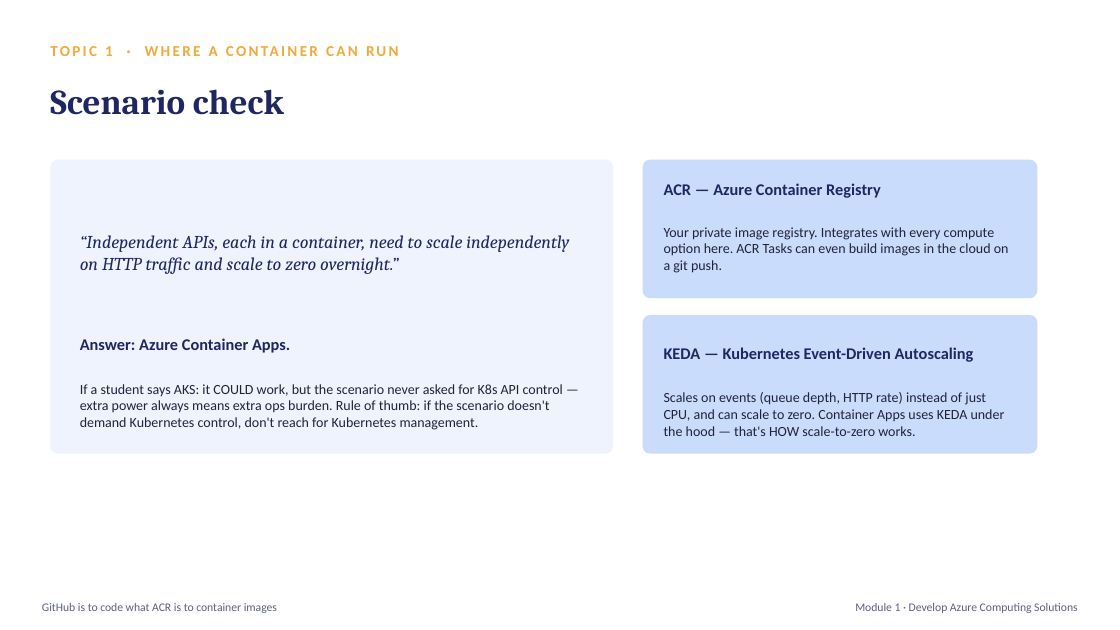
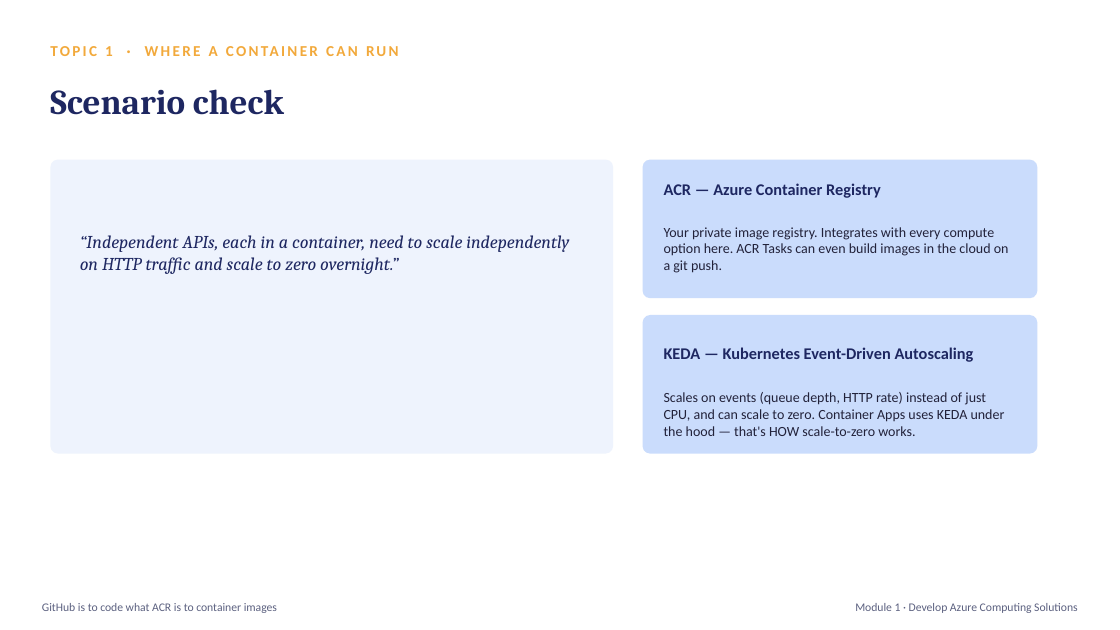
Before and after one commit to gsonego/3EADOTN__Material, a slide deck: slide 17 of module_01/Module1-Develop-Azure-Computing-Solutions.pptx. Drawn at 1120x630 pixels with LibreOffice and Linux fonts; fonts in the diff are those of the drawing. Boxes give left, top, right and bottom in pixels: in the first picture for what was removed or moved away, otherwise in the second. Text is boxed around its words. In the diff, an @@ line names an element or a change of style, - is before the commit and + after.

```diff
--- a/module_01/Module1-Develop-Azure-Computing-Solutions.pptx
+++ b/module_01/Module1-Develop-Azure-Computing-Solutions.pptx
@@ text removed at (80, 338, 290, 353) @@
-Answer: Azure Container Apps.
@@ text removed at (80, 384, 563, 430) @@
-If a student says AKS: it COULD work, but the scenario never asked for K8s API control — extra power always means extra ops burden. Rule of thumb: if the scenario doesn't demand Kubernetes control, don't reach for Kubernetes management.
```
Also in this commit, not shown: 1 other slide changed, 1 other file.
